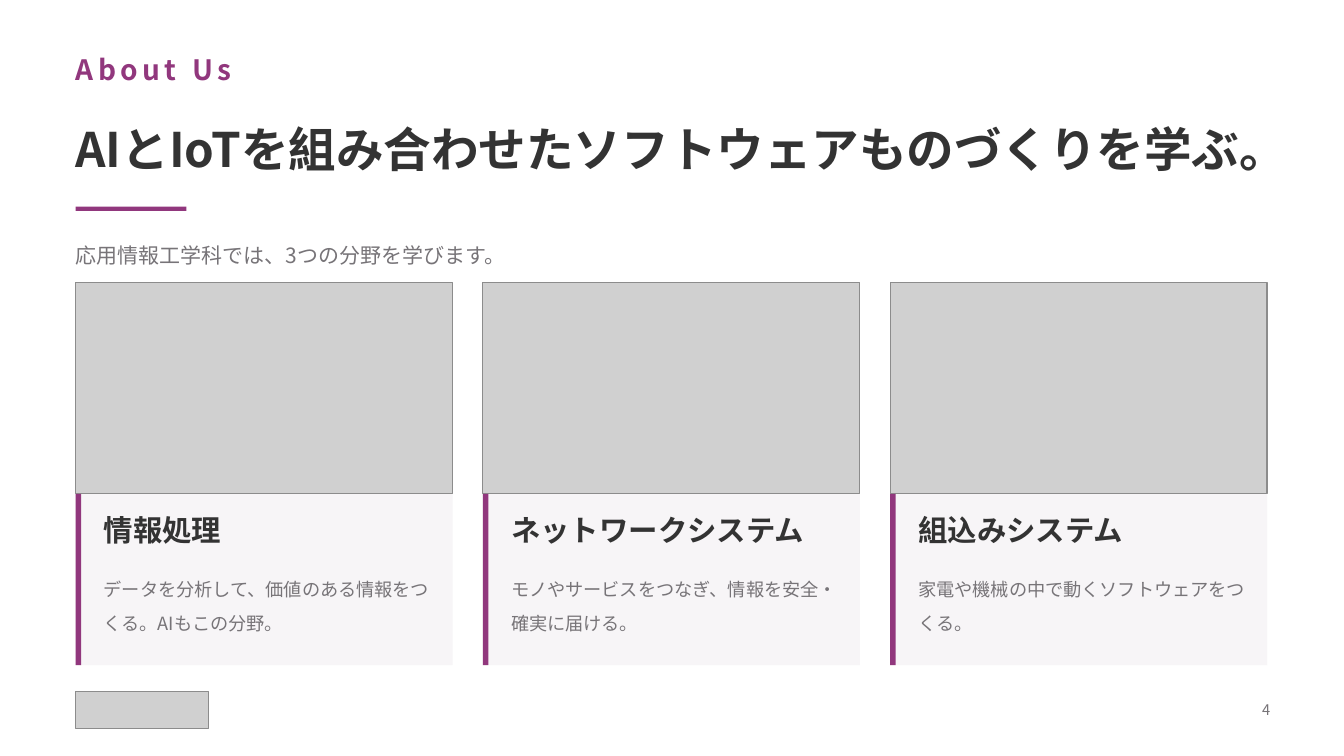
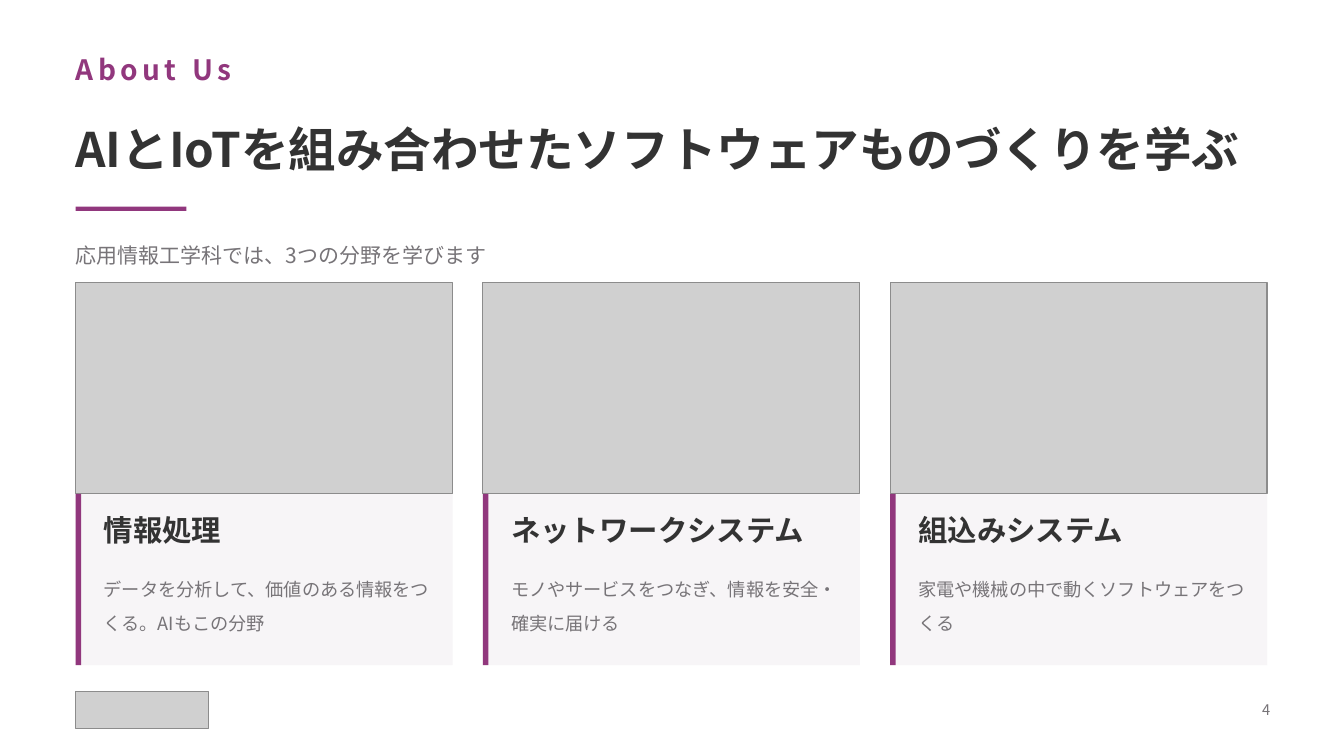
Before and after one commit to yutakaJssst/narashino-visit-2, a slide deck: slide 4 of slides/nichinara20260908.pptx. Drawn at 1344x756 pixels with LibreOffice and Linux fonts; fonts in the diff are those of the drawing; grey boxes stand for pictures. Boxes give left, top, right and bottom in pixels: in the first picture for what was removed or moved away, otherwise in the second. Text is boxed around its words. In the diff, an @@ line names an element or a change of style, - is before the commit and + after.

```diff
--- a/slides/nichinara20260908.pptx
+++ b/slides/nichinara20260908.pptx
@@ text at [76, 126, 1240, 171]: text changed @@
-AIとIoTを組み合わせたソフトウェアものづくりを学ぶ。
+AIとIoTを組み合わせたソフトウェアものづくりを学ぶ
@@ text at [76, 245, 487, 265]: text changed @@
-応用情報工学科では、3つの分野を学びます。
+応用情報工学科では、3つの分野を学びます
@@ text at [104, 581, 429, 632]: text changed @@
-データを分析して、価値のある情報をつくる。AIもこの分野。
+データを分析して、価値のある情報をつくる。AIもこの分野
@@ text at [511, 581, 837, 632]: text changed @@
-モノやサービスをつなぎ、情報を安全・確実に届ける。
+モノやサービスをつなぎ、情報を安全・確実に届ける
@@ text at [918, 581, 1245, 631]: text changed @@
-家電や機械の中で動くソフトウェアをつくる。
+家電や機械の中で動くソフトウェアをつくる
```
Also in this commit, not shown: 15 other slides changed, 2 other files.
